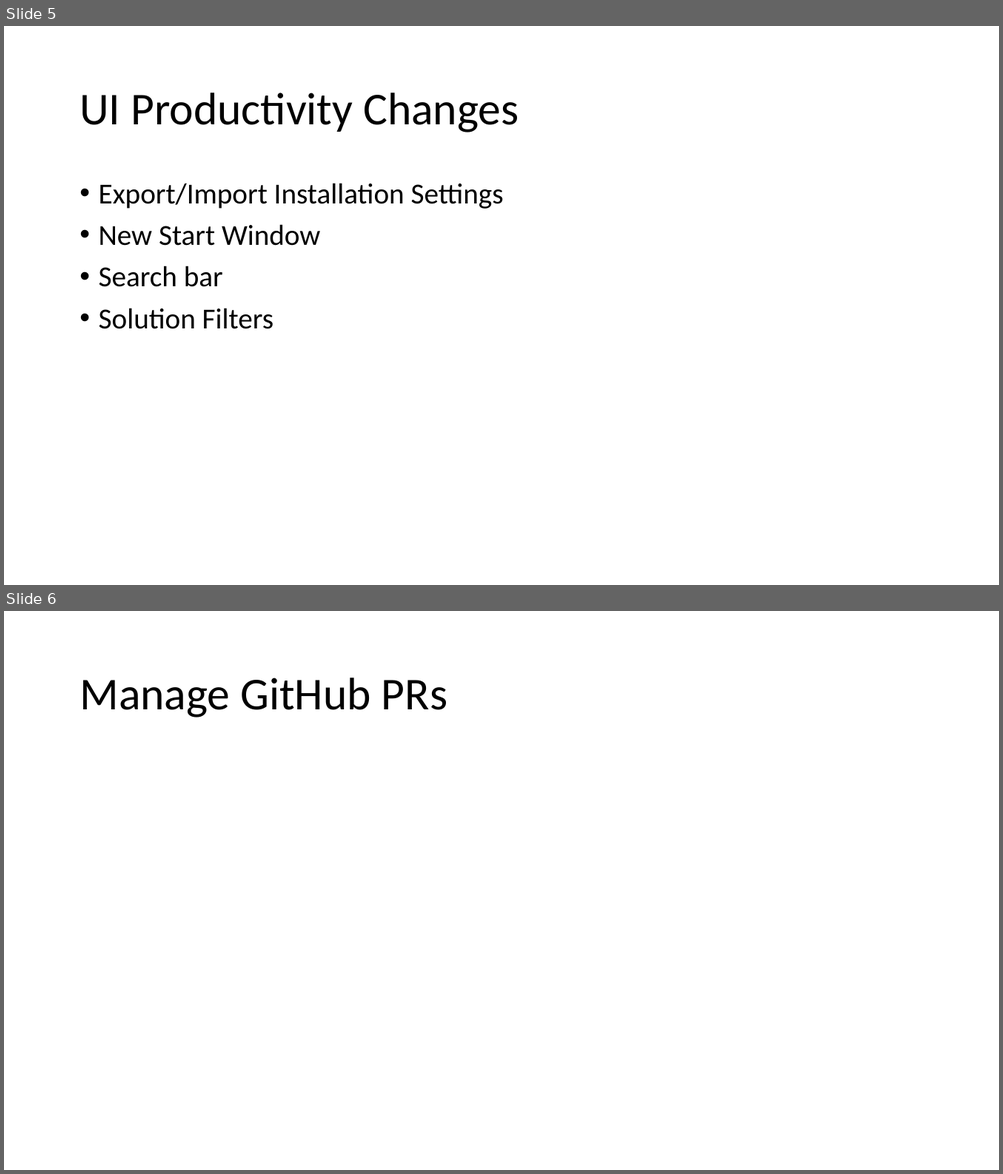
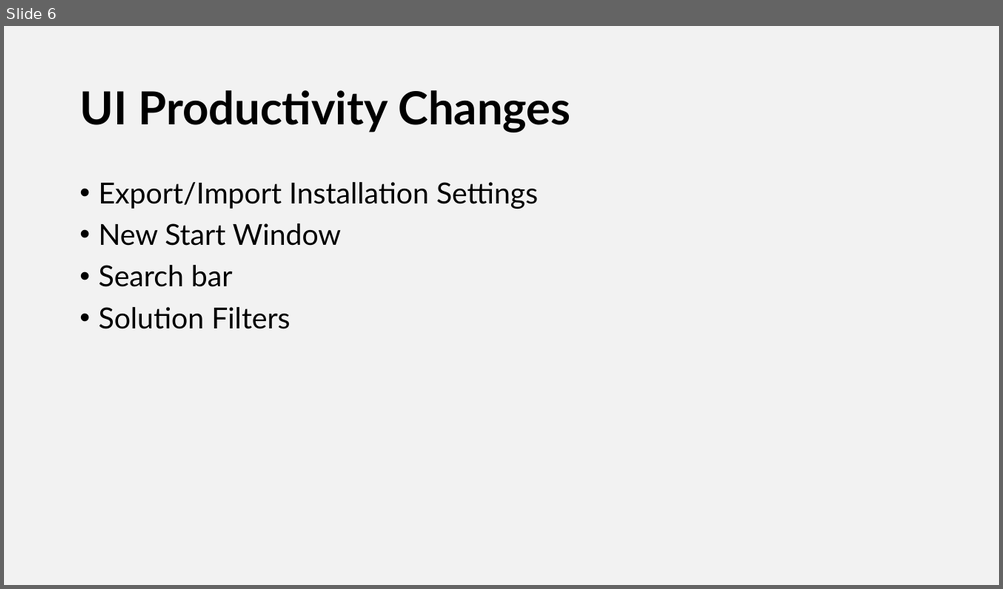
Before and after one commit to NYCDotNetDevs/VisualStudio2019, a slide deck: Slides/VisualStudio2019NYCLaunchEvent.pptx. Shown one above the other, each under a label of ours: slides 5 and 6 before the commit, slide 6 after it. The pictures are 1003x1174 and 1003x589 pixels, drawn with LibreOffice and Linux fonts; fonts in the diff are those of the drawing. Boxes give left, top, right and bottom in pixels: in the first picture for what was removed or moved away, otherwise in the second. Text is boxed around its words. In the diff, an @@ line names an element or a change of style, - is before the commit and + after.

```diff
--- a/Slides/VisualStudio2019NYCLaunchEvent.pptx
+++ b/Slides/VisualStudio2019NYCLaunchEvent.pptx
@@ slide 6 removed at [4, 611, 999, 1170], background #FFFFFF @@
@@ title removed at [79, 678, 447, 718] @@
-Manage GitHub PRs
@@ what was slide 5 is now slide 6 @@
@@ slide 6 changed as well @@
@@ background #FFFFFF to #F2F2F2 @@
@@ title "UI Productivity Changes" at [79, 90, 570, 133]: font Calibri to Lato, bold on @@
@@ text "Export/Import Installation Settings" at [99, 182, 538, 329]: font Calibri to Lato @@
```
Also in this commit, not shown: 6 other slides changed, 10 slides added, 2 other slides removed.
